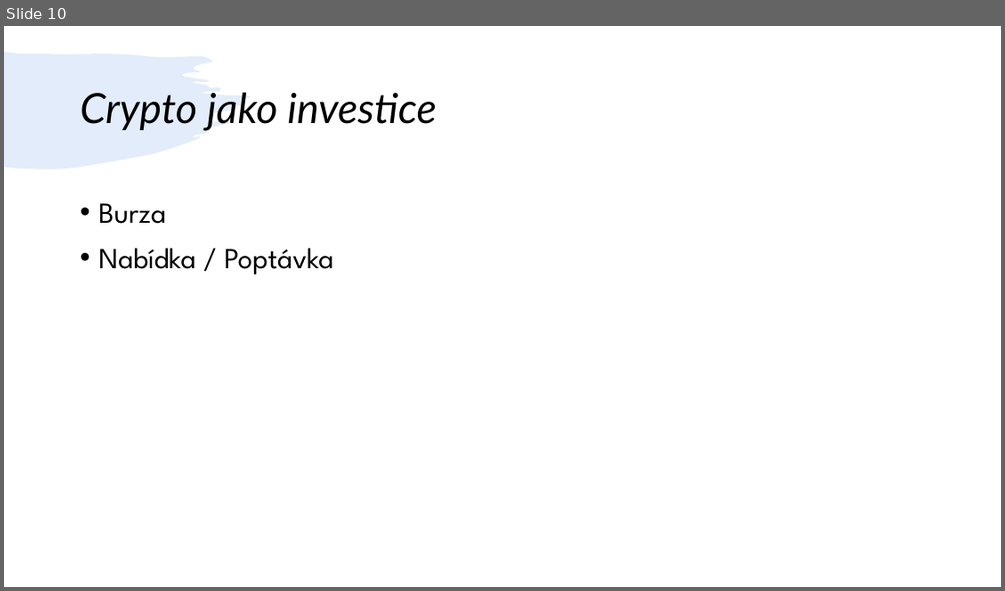
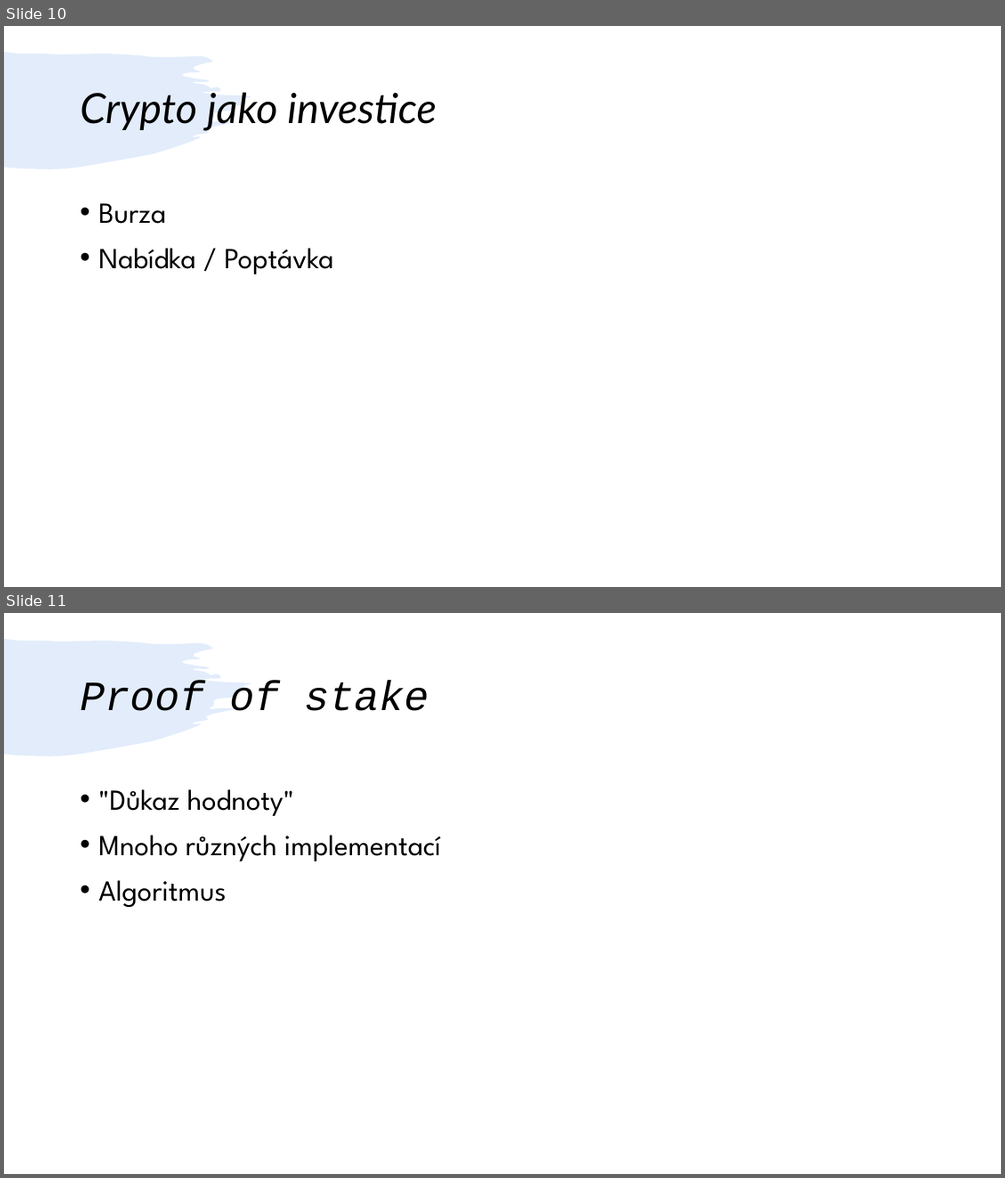
Before and after one commit to kuba384/Jirasek, a slide deck: Presentation.pptx. Shown one above the other, each under a label of ours: slide 10 before the commit, slides 10 and 11 after it. The pictures are 1005x591 and 1005x1178 pixels, drawn with LibreOffice and Linux fonts; fonts in the diff are those of the drawing. Boxes give left, top, right and bottom in pixels: in the first picture for what was removed or moved away, otherwise in the second. Text is boxed around its words. In the diff, an @@ line names an element or a change of style, - is before the commit and + after.

Commit message:
Add files via upload
Proof of stake

```diff
--- a/Presentation.pptx
+++ b/Presentation.pptx
@@ slide 11 added at (4,613,1001,1174), background #FFFFFF; not listed: 1 template element that a slide beside it also shows @@
@@ title added at (80,681,429,711), 40 pt, text #000000, italic @@
+Proof of stake
@@ text added at (98,789,441,907), 28 pt, text #000000 @@
+• "Důkaz hodnoty"
+• Mnoho různých implementací
+• Algoritmus
```
Also in this commit, not shown: 1 slide changed.
